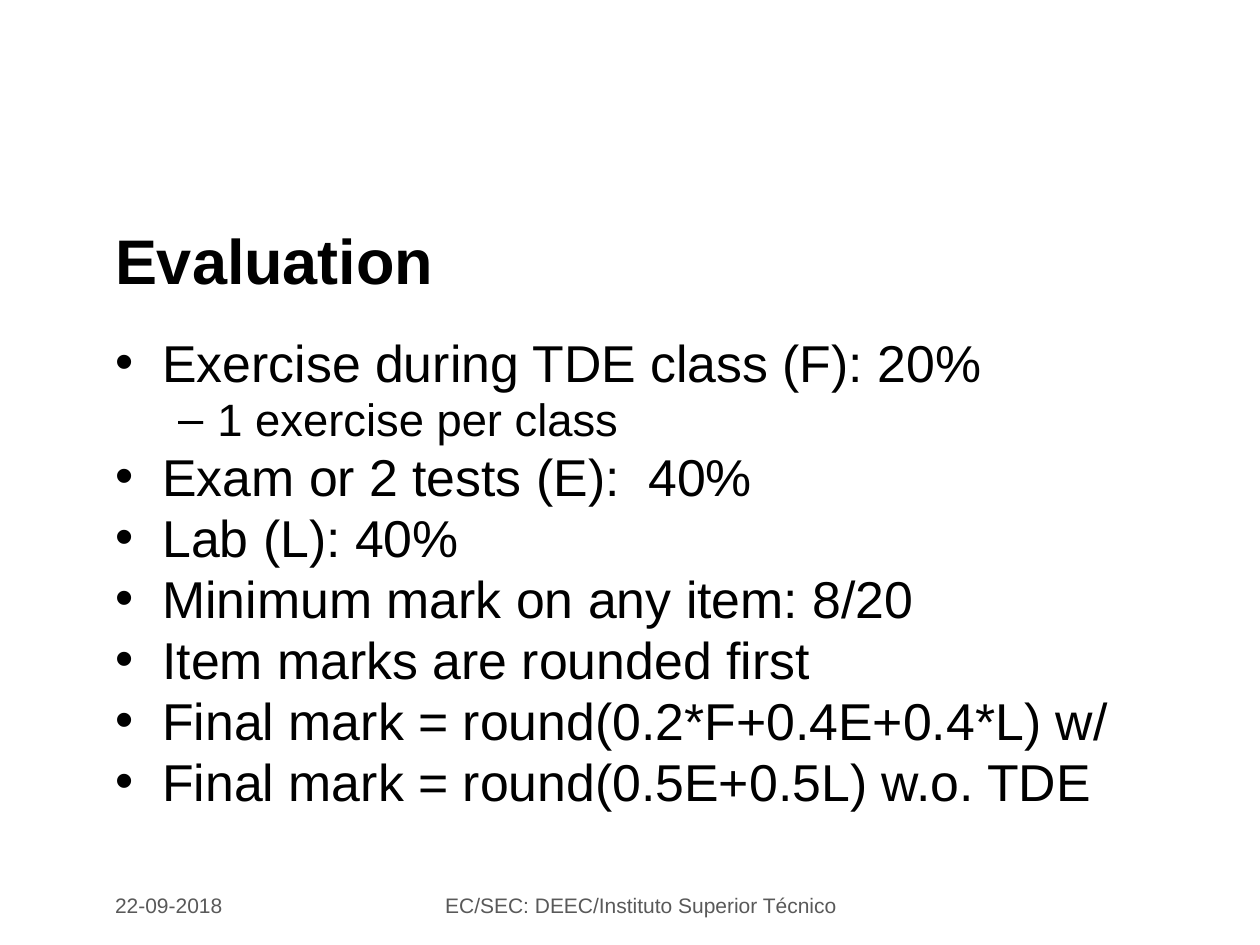
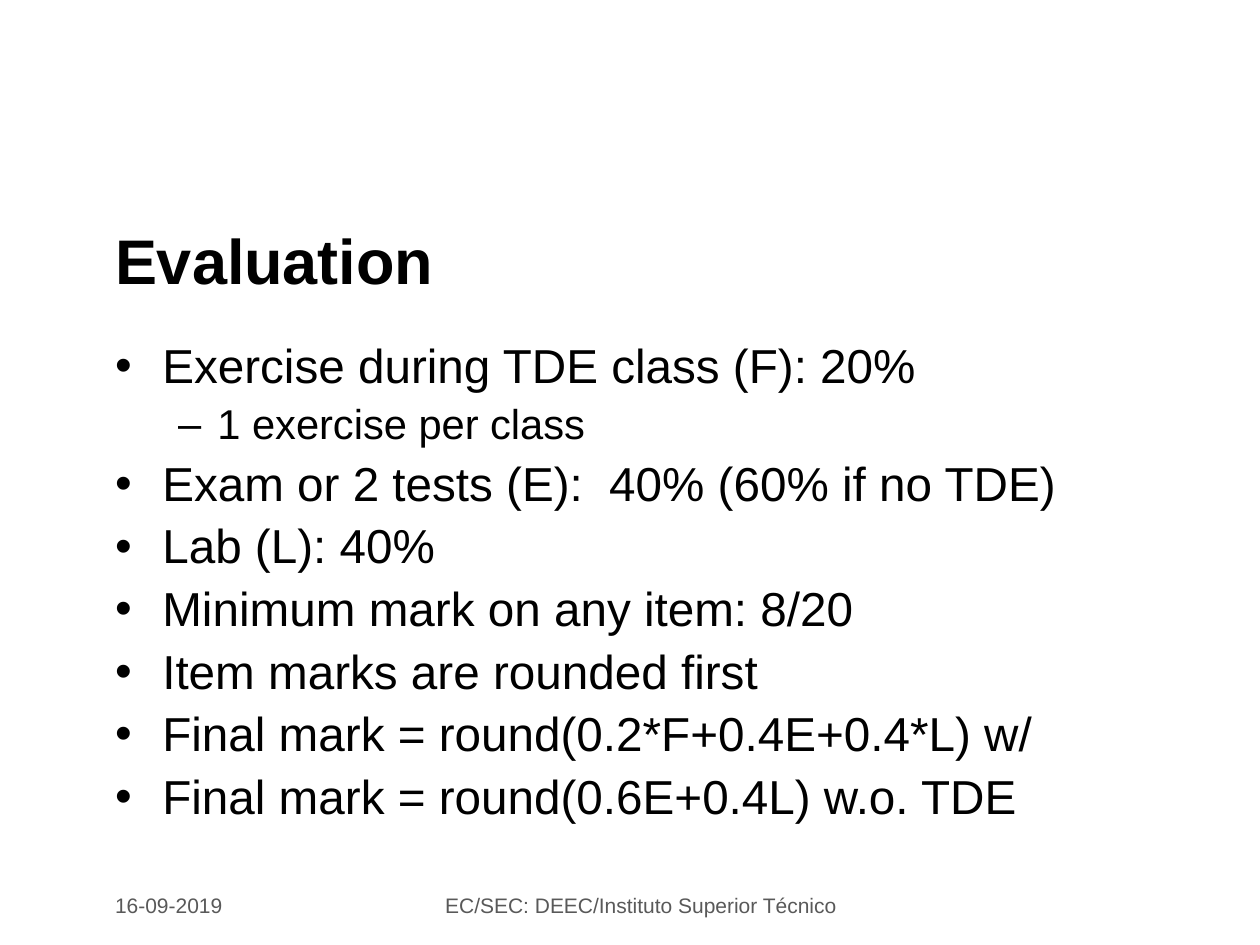
Before and after one commit to jjts/ist-sec, a slide deck: slide 5 of lectures/l1_intro/l1.odp. Drawn at 1260x945 pixels with LibreOffice and Linux fonts; fonts in the diff are those of the drawing; background and template pictures are left out. Boxes give left, top, right and bottom in pixels: in the first picture for what was removed or moved away, otherwise in the second. Text is boxed around its words. In the diff, an @@ line names an element or a change of style, - is before the commit and + after.

```diff
--- a/lectures/l1_intro/l1.odp
+++ b/lectures/l1_intro/l1.odp
@@ text at (162,348,1032,761): size 29.6 to 27.2 pt in "Exercise during TDE class (F): 20%", "Lab (L): 40%", "Minimum mark on any item: 8/20", "Item marks are rounded first" and 1 more places; size 25.9 to 23.8 pt in "1 exercise per class"; line spacing 0.8 to 0.9 @@
@@ text at (162,466,1056,510): text changed; size 29.6 to 27.2 pt @@
-• Exam or 2 tests (E): 40%
+• Exam or 2 tests (E): 40% (60% if no TDE)
@@ text at (162,779,1016,823): text changed; size 29.6 to 27.2 pt @@
-• Final mark = round(0.5E+0.5L) w.o. TDE
+• Final mark = round(0.6E+0.4L) w.o. TDE
@@ text at (115,898,222,913): text changed @@
-22-09-2018
+16-09-2019
```
Also in this commit, not shown: 9 other slides changed, 2 slides added, 1 slide removed, 2 other files.
